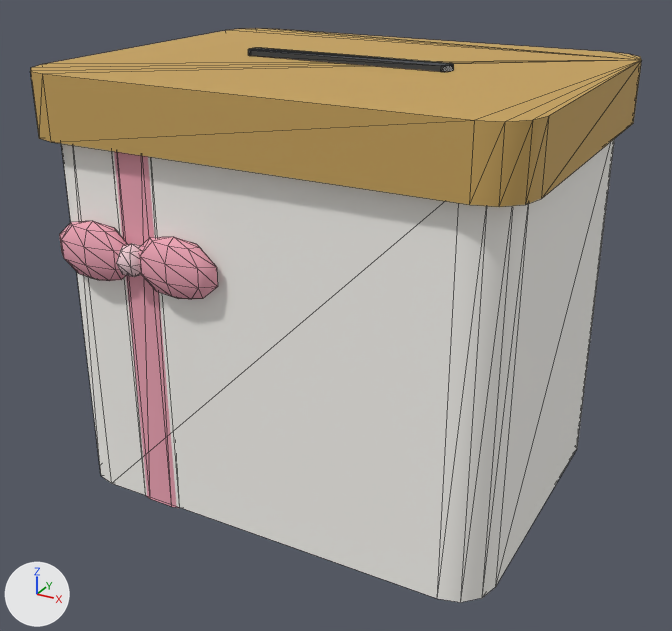
A saved change to the glTF model game/assets/kit/thung-tien-mung.glb.
Rendered twice from a 50 mm lens placed at (0.318, -0.589, 0.421), pointed at (0.002, -0.014, 0.133). Every picture has the same lights, and +X, +Y and +Z are marked at lower left. The older version comes first. Mesh edges are drawn as thin lines. Vertices at exactly the same position are counted once.

The older version as bpy lines, for what is in view:
```python
me_mesh_0 = bpy.data.meshes.new('Mesh_0')
me_mesh_0.from_pydata(...)  # 216 vertices, 404 faces; spans x -0.18..0.18, y -0.144..0.144, z 0.0..0.325
me_mesh_0.materials.append(mat_kit)
ob_thung_tien_mung = bpy.data.objects.new('thung-tien-mung', me_mesh_0)
ob_thung_tien_mung.location = (0.0, 0.0, 0.0)
```
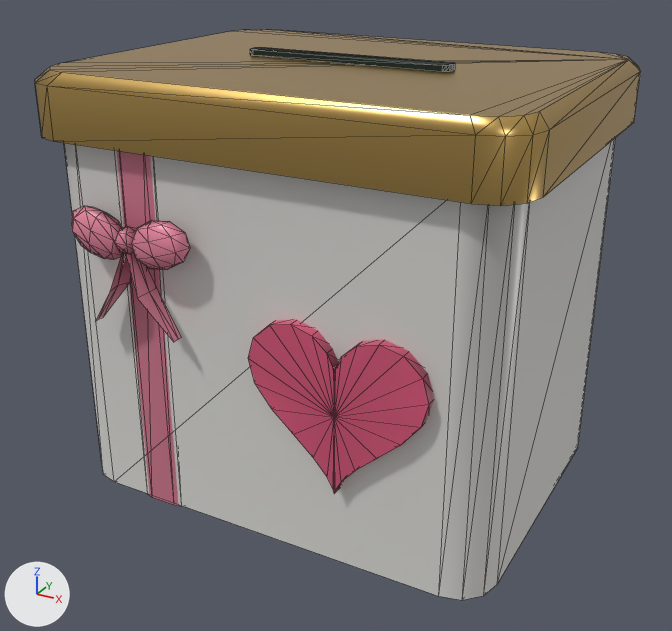
The change, as a diff of the scene's bpy script:
```diff
--- a/game/assets/kit/thung-tien-mung.glb.py
+++ b/game/assets/kit/thung-tien-mung.glb.py
@@ mat_satin @@
+mat_satin = bpy.data.materials.new('satin')
+mat_satin.use_nodes = True; mat_satin.node_tree.nodes.clear()
+_N = mat_satin.node_tree.nodes; _L = mat_satin.node_tree.links
+n0 = _N.new('ShaderNodeBsdfPrincipled'); n0.name = 'Principled BSDF'
+n0.inputs[2].default_value = 0.36  # 'Roughness'
+n1 = _N.new('ShaderNodeOutputMaterial'); n1.name = 'Material Output'
+n2 = _N.new('ShaderNodeVertexColor'); n2.name = 'Color Attribute'
+_L.new(n0.outputs[0], n1.inputs[0])  # 'BSDF' to 'Surface'
+_L.new(n2.outputs[0], n0.inputs[0])  # 'Color' to 'Base Color'
@@ mat_metal @@
+mat_metal = bpy.data.materials.new('metal')
+mat_metal.use_nodes = True; mat_metal.node_tree.nodes.clear()
+_N = mat_metal.node_tree.nodes; _L = mat_metal.node_tree.links
+n0 = _N.new('ShaderNodeBsdfPrincipled'); n0.name = 'Principled BSDF'
+n0.inputs[1].default_value = 1.0  # 'Metallic'
+n0.inputs[2].default_value = 0.3  # 'Roughness'
+n1 = _N.new('ShaderNodeOutputMaterial'); n1.name = 'Material Output'
+n2 = _N.new('ShaderNodeVertexColor'); n2.name = 'Color Attribute'
+_L.new(n0.outputs[0], n1.inputs[0])  # 'BSDF' to 'Surface'
+_L.new(n2.outputs[0], n0.inputs[0])  # 'Color' to 'Base Color'
@@ mat_matte @@
+mat_matte = bpy.data.materials.new('matte')
+mat_matte.use_nodes = True; mat_matte.node_tree.nodes.clear()
+_N = mat_matte.node_tree.nodes; _L = mat_matte.node_tree.links
+n0 = _N.new('ShaderNodeBsdfPrincipled'); n0.name = 'Principled BSDF'
+n0.inputs[2].default_value = 0.85  # 'Roughness'
+n1 = _N.new('ShaderNodeOutputMaterial'); n1.name = 'Material Output'
+n2 = _N.new('ShaderNodeVertexColor'); n2.name = 'Color Attribute'
+_L.new(n0.outputs[0], n1.inputs[0])  # 'BSDF' to 'Surface'
+_L.new(n2.outputs[0], n0.inputs[0])  # 'Color' to 'Base Color'
@@ me_mesh_0 @@
-me_mesh_0.from_pydata(...)  # 216 vertices, 404 faces; spans x -0.18..0.18, y -0.144..0.144, z 0.0..0.325
-me_mesh_0.materials.append(mat_kit)
+me_mesh_0.from_pydata(...)  # 307 vertices, 564 faces; spans x -0.18..0.18, y -0.146..0.146, z 0.0..0.325
+# me_mesh_0 part 1: the loose piece of 32 vertices spanning x -0.08..0.08, y -0.003..0.011, z 0.321..0.325 is moved by (0.0, 0.003, 0.0), in mat_matte
+# me_mesh_0 part 2: the loose piece of 32 vertices spanning x -0.17..0.17, y -0.126..0.134, z 0.001..0.281 is moved by (0.0, 0.003, 0.0), in mat_satin
+# me_mesh_0 part 3: the loose piece of 32 vertices spanning x -0.112..-0.068, y -0.127..0.135, z 0.0..0.284 is moved by (0.0, 0.003, 0.0), in mat_satin
+# me_mesh_0 part 4: the loose piece of 34 vertices spanning x -0.158..-0.092, y -0.143..-0.12, z 0.179..0.223 is multiplied about its middle by the matrix ((0.71, 0.0, 0.228), (0.0, 0.833, 0.0), (-0.22, 0.0, 0.738)), then moved by (0.009, -0.004, 0.016), in mat_satin
+# me_mesh_0 part 5: the loose piece of 34 vertices spanning x -0.088..-0.022, y -0.143..-0.12, z 0.179..0.223 is multiplied about its middle by the matrix ((0.71, 0.0, -0.228), (0.0, 0.833, 0.0), (0.22, 0.0, 0.738)), then moved by (-0.009, -0.004, 0.016), in mat_satin
+# me_mesh_0 part 6: a new loose piece, a UV sphere (6 segments, 4 rings, poles along z) spanning x -0.1..-0.08, y -0.144..-0.127, z 0.206..0.226, in mat_satin
+# me_mesh_0 part 7: the loose piece of 32 vertices spanning x -0.18..0.18, y -0.136..0.144, z 0.276..0.321 is rebuilt with 48 vertices and now spans x -0.18..0.18, y -0.134..0.146, z 0.276..0.321, in mat_metal
+# me_mesh_0 part 8: a new loose piece of 58 vertices spanning x 0.0..0.13, y -0.132..-0.12, z 0.062..0.18, in mat_satin
+# me_mesh_0 part 9: a new loose piece of 17 vertices spanning x -0.126..-0.054, y -0.146..-0.125, z 0.15..0.216, in mat_satin
+# me_mesh_0 part 10: the loose piece of 20 vertices spanning x -0.102..-0.078, y -0.144..-0.123, z 0.189..0.213 is deleted
+me_mesh_0.materials.append(mat_matte)
+me_mesh_0.materials.append(mat_satin)
+me_mesh_0.materials.append(mat_metal)
```

Pixel boxes [x1, y1, x2, y2] of what changed, in the pictures (672 x 631 px; the box of a moved part takes in the faces that stretch with it):
'thung-tien-mung', reshaped, recoloured
    before: [30, 28, 641, 602]
    after: [35, 29, 641, 600]
part 1 of me_mesh_0, moved or reshaped
    before: [248, 48, 454, 72]
    after: [250, 47, 455, 71]
part 2 of me_mesh_0, moved or reshaped
    before: [61, 139, 615, 602]
    after: [64, 139, 615, 600]
part 3 of me_mesh_0, moved or reshaped
    before: [114, 152, 180, 508]
    after: [117, 151, 181, 506]
part 4 of me_mesh_0, moved or reshaped
    before: [59, 221, 129, 281]
    after: [71, 206, 126, 260]
part 5 of me_mesh_0, moved or reshaped
    before: [138, 237, 218, 299]
    after: [131, 220, 190, 270]
part 6 of me_mesh_0, added (brown)
    after: [115, 226, 136, 254]
part 7 of me_mesh_0, rebuilt
    before: [30, 28, 641, 207]
    after: [35, 29, 641, 206]
part 8 of me_mesh_0, added (pink)
    after: [248, 320, 434, 494]
part 9 of me_mesh_0, added (brown)
    after: [96, 253, 181, 342]
part 10 of me_mesh_0, deleted
    before: [116, 244, 141, 277]
